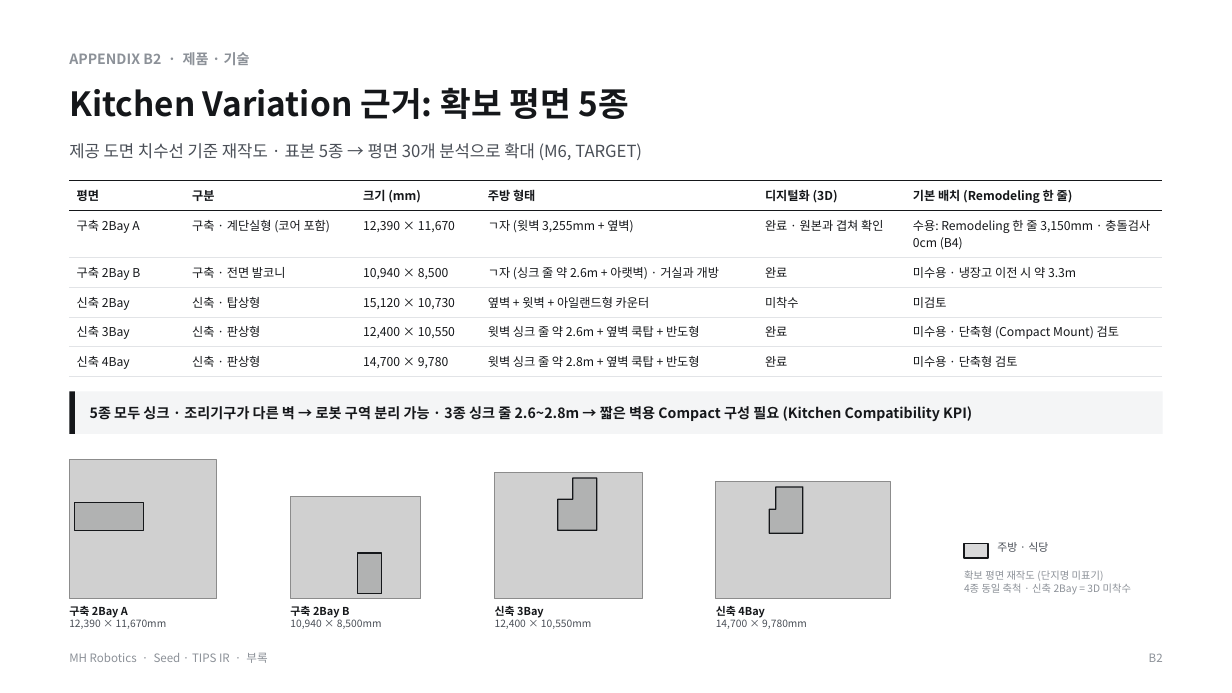
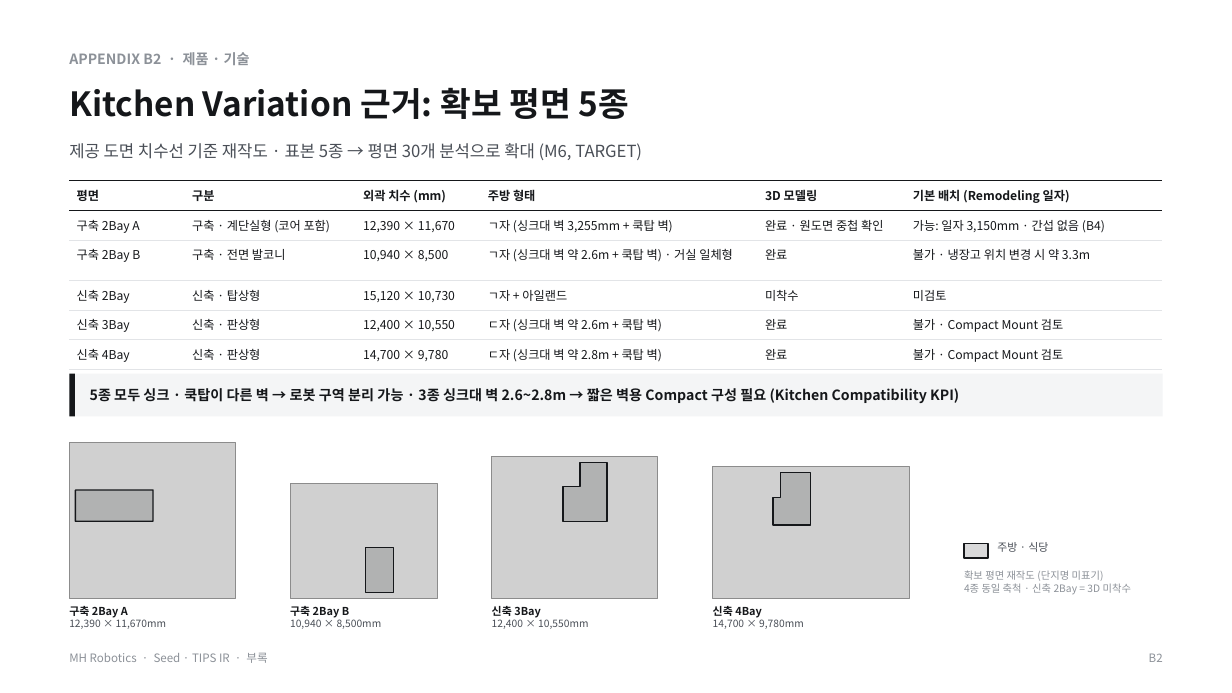
Before and after one commit to kimdonghyun2789-hash/D, a slide deck: slide 28 of MH/MH_Robotics_Seed_TIPS_IR_Final.pptx. Drawn at 1232x693 pixels with LibreOffice and Linux fonts; fonts in the diff are those of the drawing; grey boxes stand for pictures. Boxes give left, top, right and bottom in pixels: in the first picture for what was removed or moved away, otherwise in the second. Text is boxed around its words. In the diff, an @@ line names an element or a change of style, - is before the commit and + after.

```diff
--- a/MH/MH_Robotics_Seed_TIPS_IR_Final.pptx
+++ b/MH/MH_Robotics_Seed_TIPS_IR_Final.pptx
@@ table at [69,181,1163,366] @@
-row 1: 평면 | 구분 | 크기 (mm) | 주방 형태 | 디지털화 (3D) | 기본 배치 (Remodeling 한 줄)
+row 1: 평면 | 구분 | 외곽 치수 (mm) | 주방 형태 | 3D 모델링 | 기본 배치 (Remodeling 일자)
-row 2: 구축 2Bay A | 구축 · 계단실형 (코어 포함) | 12,390 × 11,670 | ㄱ자 (윗벽 3,255mm + 옆벽) | 완료 · 원본과 겹쳐 확인 | 수용: Remodeling 한 줄 3,150mm · 충돌검사 0cm (B4)
+row 2: 구축 2Bay A | 구축 · 계단실형 (코어 포함) | 12,390 × 11,670 | ㄱ자 (싱크대 벽 3,255mm + 쿡탑 벽) | 완료 · 원도면 중첩 확인 | 가능: 일자 3,150mm · 간섭 없음 (B4)
-row 3, column 4: ㄱ자 (싱크 줄 약 2.6m + 아랫벽) · 거실과 개방
+row 3, column 4: ㄱ자 (싱크대 벽 약 2.6m + 쿡탑 벽) · 거실 일체형
-row 3, column 6: 미수용 · 냉장고 이전 시 약 3.3m
+row 3, column 6: 불가 · 냉장고 위치 변경 시 약 3.3m
-row 4, column 4: 옆벽 + 윗벽 + 아일랜드형 카운터
+row 4, column 4: ㄱ자 + 아일랜드
-row 5, column 4: 윗벽 싱크 줄 약 2.6m + 옆벽 쿡탑 + 반도형
+row 5, column 4: ㄷ자 (싱크대 벽 약 2.6m + 쿡탑 벽)
-row 5, column 6: 미수용 · 단축형 (Compact Mount) 검토
+row 5, column 6: 불가 · Compact Mount 검토
-row 6, column 4: 윗벽 싱크 줄 약 2.8m + 옆벽 쿡탑 + 반도형
+row 6, column 4: ㄷ자 (싱크대 벽 약 2.8m + 쿡탑 벽)
-row 6, column 6: 미수용 · 단축형 검토
+row 6, column 6: 불가 · Compact Mount 검토
@@ rectangle: place and size @@
-rectangle at [69,392,1163,434]
+rectangle at [69,373,1163,416]
@@ rectangle: place and size @@
-rectangle at [69,392,75,434]
+rectangle at [69,373,75,416]
@@ text at [90,388,959,403]: text changed @@
-5종 모두 싱크 · 조리기구가 다른 벽 → 로봇 구역 분리 가능 · 3종 싱크 줄 2.6~2.8m → 짧은 벽용 Compact 구성 필요 (Kitchen Compatibility KPI)
+5종 모두 싱크 · 쿡탑이 다른 벽 → 로봇 구역 분리 가능 · 3종 싱크대 벽 2.6~2.8m → 짧은 벽용 Compact 구성 필요 (Kitchen Compatibility KPI)
@@ picture: place and size @@
-picture at [69,460,216,599]
+picture at [69,443,236,599]
@@ picture: place and size @@
-picture at [494,473,642,599]
+picture at [492,457,658,599]
@@ freeform shape: place and size @@
-freeform shape at [558,478,597,530]
+freeform shape at [563,463,607,522]
@@ picture: place and size @@
-picture at [716,482,891,599]
+picture at [713,467,909,599]
@@ freeform shape: place and size @@
-freeform shape at [770,487,803,533]
+freeform shape at [774,473,811,525]
@@ freeform shape: place and size @@
-freeform shape at [75,503,144,531]
+freeform shape at [76,490,153,521]
@@ picture: place and size @@
-picture at [290,497,421,599]
+picture at [290,484,437,599]
@@ freeform shape: place and size @@
-freeform shape at [358,554,382,594]
+freeform shape at [366,547,394,592]
```
Also in this commit, not shown: 42 other slides changed, 34 other files.
